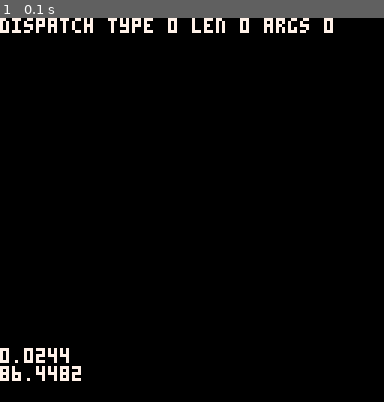
Above: before the commit, frame 1.
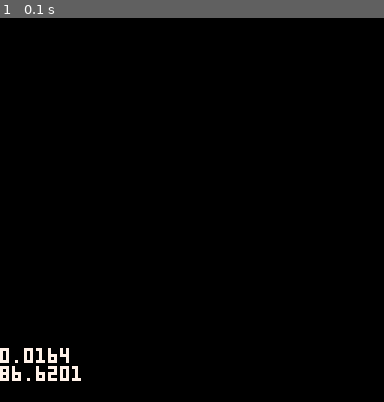
Above: after the commit, the same moment.

Repository: wesen/carts
Game: PICO-8 cartridge fx-editor/fx-editor.p8
Two runs of this game, one before a commit and one after it. Both use one fixed random seed, a clock stepped at 60 frames per second and the inputs below.
Inputs:
- Up to frame 1 (0.1 s): no input

The runs differ from the first frame. In frame 1, 1.5% of the frame differs, in the area x 0-87%, y 0-95%.

Commit message:
First particle pass

Diff:
--- a/fx-editor/fx-editor.lua
+++ b/fx-editor/fx-editor.lua
@@ -33,12 +33,12 @@
  for _,node in pairs(nodes) do
   if (node.draw!=nil) node:draw()
  end
- local i=0
- for idx,node in pairs(nodes) do
-  print(tostr(idx).."("..tostr(node.id)..") "..node:str(),20,i*6+10)
-  i+=1
- end
- print(debug_str,0,0,7)
+ -- local i=0
+ -- for idx,node in pairs(nodes) do
+ --  print(tostr(idx).."("..tostr(node.id)..") "..node:str(),20,i*6+10)
+ --  i+=1
+ -- end
+ -- print(debug_str,0,0,7)
 
  print(tostr(stat(1)),0, 110,7)
  print(tostr(stat(0)),0, 116,7)
--- a/fx-editor/fx-editor.p8
+++ b/fx-editor/fx-editor.p8
@@ -451,7 +451,7 @@
 
 function cls_layer:update()
  self.t+=dt
- if self.emit_interval!=nil and self.t>self.emit_interval then
+ if self.emit_interval!=nil and self.emit_interval>0 and self.t>self.emit_interval then
   self.t=0
   self:emit()
  end
@@ -565,19 +565,19 @@
  local layer=cls_layer.init()
  layer.x=64
  layer.y=0
- layer.emit_interval=nil
+ layer.emit_interval=.1
  layer.col=nil
  layer.cols={8,9,10,10,7}
  layer.min_angle=-0.5
- layer.x_jitter=20
+ layer.x_jitter=0
  layer.max_angle=0
  layer.default_weight=2
  layer.weight_jitter=2
  layer.fill=true
  layer.default_radius=2
+ layer.radius_jitter=1
  layer.default_lifetime=0.5
  layer.lifetime_jitter=0.1
- layer.radius_jitter=1
  layer.default_speed_x=1
  layer.speed_jitter_x=0.3
  layer.default_speed_y=1
@@ -587,6 +587,13 @@
  cls_node_particles._ctr(self,args,layer)
 end)
 node_types[6]=cls_node_rays
+
+function cls_node_rays:set_value(id,value)
+ cls_node_particles.set_value(self,id,value)
+ if (id==3) self.layer.default_radius=value
+ if (id==4) self.layer.radius_jitter=value
+ if (id==5) self.layer.emit_interval=value
+end
 
 function cls_node_rays:str()
  return "rays"
@@ -646,12 +653,12 @@
  for _,node in pairs(nodes) do
   if (node.draw!=nil) node:draw()
  end
- local i=0
- for idx,node in pairs(nodes) do
-  print(tostr(idx).."("..tostr(node.id)..") "..node:str(),20,i*6+10)
-  i+=1
- end
- print(debug_str,0,0,7)
+ -- local i=0
+ -- for idx,node in pairs(nodes) do
+ --  print(tostr(idx).."("..tostr(node.id)..") "..node:str(),20,i*6+10)
+ --  i+=1
+ -- end
+ -- print(debug_str,0,0,7)
 
  print(tostr(stat(1)),0, 110,7)
  print(tostr(stat(0)),0, 116,7)
--- a/fx-editor/particle_nodes.lua
+++ b/fx-editor/particle_nodes.lua
@@ -48,19 +48,19 @@
  local layer=cls_layer.init()
  layer.x=64
  layer.y=0
- layer.emit_interval=nil
+ layer.emit_interval=.1
  layer.col=nil
  layer.cols={8,9,10,10,7}
  layer.min_angle=-0.5
- layer.x_jitter=20
+ layer.x_jitter=0
  layer.max_angle=0
  layer.default_weight=2
  layer.weight_jitter=2
  layer.fill=true
  layer.default_radius=2
+ layer.radius_jitter=1
  layer.default_lifetime=0.5
  layer.lifetime_jitter=0.1
- layer.radius_jitter=1
  layer.default_speed_x=1
  layer.speed_jitter_x=0.3
  layer.default_speed_y=1
@@ -70,6 +70,13 @@
  cls_node_particles._ctr(self,args,layer)
 end)
 node_types[6]=cls_node_rays
+
+function cls_node_rays:set_value(id,value)
+ cls_node_particles.set_value(self,id,value)
+ if (id==3) self.layer.default_radius=value
+ if (id==4) self.layer.radius_jitter=value
+ if (id==5) self.layer.emit_interval=value
+end
 
 function cls_node_rays:str()
  return "rays"
--- a/fx-editor/particles.lua
+++ b/fx-editor/particles.lua
@@ -56,7 +56,7 @@
 
 function cls_layer:update()
  self.t+=dt
- if self.emit_interval!=nil and self.t>self.emit_interval then
+ if self.emit_interval!=nil and self.emit_interval>0 and self.t>self.emit_interval then
   self.t=0
   self:emit()
  end
Not shown, changed: fx-editor/fx-editor.js
Not shown, changed: fx-editor/js/nodes.js
